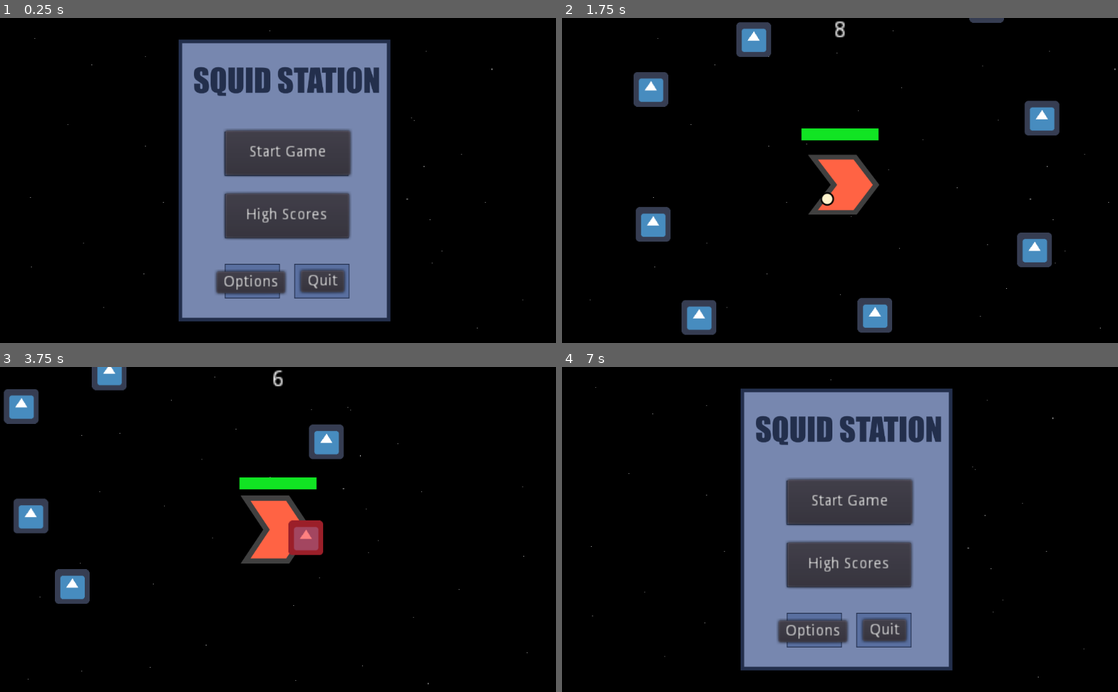
Above: before the commit, frames 1-4 (two rows, left to right).
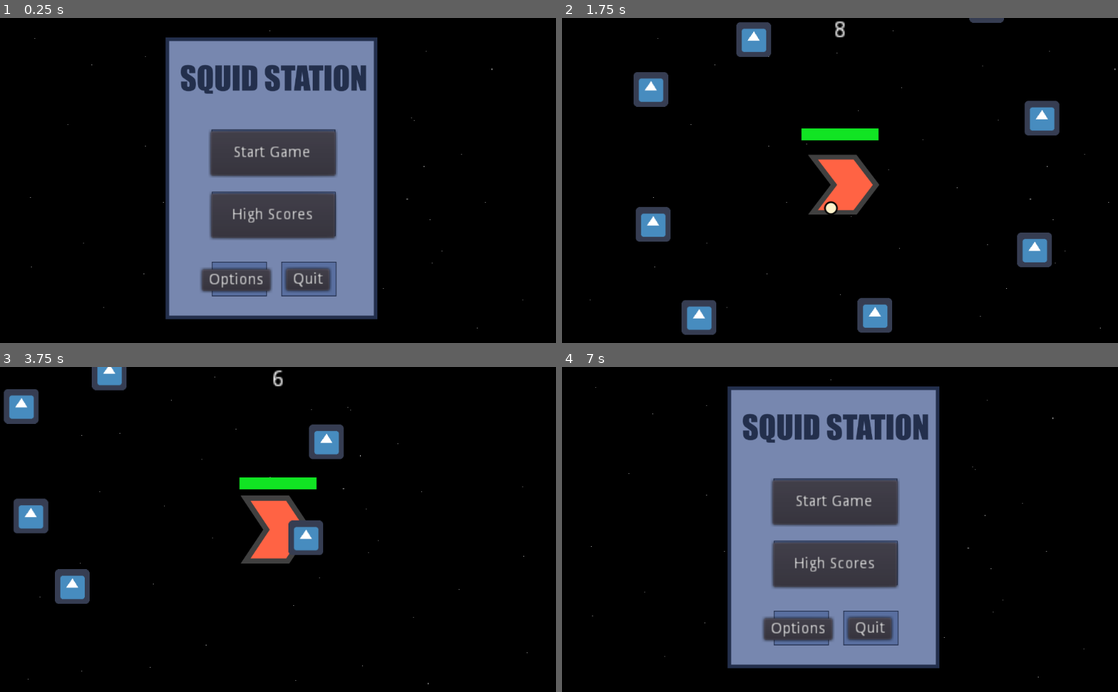
Above: after the commit, the same moments.

Repository: Rathenix/SquidStation
Game: Godot game, scene res://scenes/title_screen.tscn
Same seed, same stepped clock (60 frames per second), same inputs: the game is played once before the commit and once after it. The engine's default icon, where the game draws it, is replaced by a stand-in: a white triangle on a blue panel in a dark square.
Inputs:
- Up to frame 1 (0.25 s): no input
- Up to frame 2 (1.75 s): click "High Scores" at 0.5 s; hold Right (ui_right) from 1.28 s (still down)
- Up to frame 3 (3.75 s): release Right (ui_right) at 2.03 s; hold Down (ui_down) 2.03-2.78 s; hold Right (ui_right) 2.78-3.53 s; hold Up (ui_up) from 3.53 s (still down)
- Up to frame 4 (7 s): release Up (ui_up) at 4.28 s; hold Left (ui_left) 4.28-5.78 s; tap Escape (ui_pause) at 4.9 s; tap Enter at 5.75 s; hold Down (ui_down) 5.78-6.5 s; click "Main Menu" at 6.5 s

The runs differ from the first frame. In frame 1, 13% of the frame differs, in the area x 29-71%, y 5-94%; in frame 2, 0.1%; in frame 3, 0.7%; in frame 4, 13%.
Error in both runs: Invalid call. Nonexistent function '_set_playing' in base 'AnimatedSprite'. (res://scripts/player.gd:35)

Commit message:
added game over functionality

Diff:
--- a/scenes/level1.tscn
+++ b/scenes/level1.tscn
@@ -1,6 +1,7 @@
-[gd_scene load_steps=3 format=2]
+[gd_scene load_steps=4 format=2]
 
 [ext_resource path="res://images/level1.png" type="Texture" id=1]
+[ext_resource path="res://scenes/player.tscn" type="PackedScene" id=2]
 [ext_resource path="res://scenes/space_parallax.tscn" type="PackedScene" id=3]
 
 [node name="level1" type="Node2D"]
@@ -10,3 +11,6 @@
 [node name="level" type="Sprite" parent="."]
 texture = ExtResource( 1 )
 centered = false
+
+[node name="player" parent="." instance=ExtResource( 2 )]
+position = Vector2( 423, 301 )
--- a/scenes/menu.tscn
+++ b/scenes/options_menu.tscn
@@ -1,7 +1,7 @@
 [gd_scene load_steps=3 format=2]
 
 [ext_resource path="res://images/menu.png" type="Texture" id=1]
-[ext_resource path="res://scripts/menu.gd" type="Script" id=2]
+[ext_resource path="res://scripts/options_menu.gd" type="Script" id=2]
 
 [node name="menu" type="Node2D"]
 pause_mode = 2
--- a/scenes/player.tscn
+++ b/scenes/player.tscn
@@ -53,6 +53,7 @@
 scale = Vector2( 0.5, 0.5 )
 frames = SubResource( 3 )
 animation = "idle"
+frame = 1
 playing = true
 __meta__ = {
 "_edit_lock_": true
@@ -89,4 +90,5 @@
 
 [connection signal="body_shape_entered" from="." to="." method="_on_player_body_shape_entered"]
 [connection signal="body_shape_exited" from="." to="." method="_on_player_body_shape_exited"]
+[connection signal="value_changed" from="hp_bar" to="." method="_on_hp_bar_value_changed"]
 [connection signal="timeout" from="flash_timer" to="." method="_on_flash_timer_timeout"]
--- /dev/null
+++ b/scenes/title_menu.tscn
@@ -0,0 +1,49 @@
+[gd_scene load_steps=3 format=2]
+
+[ext_resource path="res://images/menu.png" type="Texture" id=1]
+[ext_resource path="res://scripts/title_menu.gd" type="Script" id=2]
+
+[node name="main_menu" type="Node2D"]
+pause_mode = 2
+script = ExtResource( 2 )
+
+[node name="menu" type="Sprite" parent="."]
+scale = Vector2( 0.65, 0.65 )
+texture = ExtResource( 1 )
+
+[node name="start_button" type="Button" parent="."]
+margin_left = -112.0
+margin_top = -87.0
+margin_right = 2.99994
+margin_bottom = -46.0
+rect_scale = Vector2( 2, 2 )
+text = "Start Game"
+
+[node name="high_scores_button" type="Button" parent="."]
+margin_left = -111.0
+margin_top = 28.0
+margin_right = 2.99994
+margin_bottom = 69.0
+rect_scale = Vector2( 2, 2 )
+text = "High Scores"
+
+[node name="options_button" type="Button" parent="."]
+margin_left = -128.0
+margin_top = 168.0
+margin_right = -65.0001
+margin_bottom = 188.0
+rect_scale = Vector2( 2, 2 )
+text = "Options"
+
+[node name="quit_button" type="Button" parent="."]
+margin_left = 26.9999
+margin_top = 167.0
+margin_right = 66.9999
+margin_bottom = 187.0
+rect_scale = Vector2( 2, 2 )
+text = "Quit"
+
+[connection signal="pressed" from="start_button" to="." method="_on_start_button_pressed"]
+[connection signal="pressed" from="high_scores_button" to="." method="_on_high_scores_button_pressed"]
+[connection signal="pressed" from="options_button" to="." method="_on_options_button_pressed"]
+[connection signal="pressed" from="quit_button" to="." method="_on_quit_button_pressed"]
--- a/scenes/title_screen.tscn
+++ b/scenes/title_screen.tscn
@@ -1,54 +1,11 @@
-[gd_scene load_steps=4 format=2]
+[gd_scene load_steps=3 format=2]
 
-[ext_resource path="res://scripts/title_screen.gd" type="Script" id=1]
-[ext_resource path="res://images/menu.png" type="Texture" id=2]
+[ext_resource path="res://scenes/title_menu.tscn" type="PackedScene" id=1]
 [ext_resource path="res://scenes/space_parallax.tscn" type="PackedScene" id=3]
 
 [node name="title_screen" type="Node2D"]
-script = ExtResource( 1 )
 
 [node name="space_parallax" parent="." instance=ExtResource( 3 )]
 
-[node name="menu" type="Sprite" parent="."]
-position = Vector2( 524, 300 )
-scale = Vector2( 0.65, 0.65 )
-texture = ExtResource( 2 )
-
-[node name="main_controls" type="Node2D" parent="."]
-
-[node name="start_button" type="Button" parent="main_controls"]
-margin_left = 415.0
-margin_top = 208.0
-margin_right = 530.0
-margin_bottom = 249.0
-rect_scale = Vector2( 2, 2 )
-text = "Start Game"
-
-[node name="high_scores_button" type="Button" parent="main_controls"]
-margin_left = 415.0
-margin_top = 324.0
-margin_right = 529.0
-margin_bottom = 365.0
-rect_scale = Vector2( 2, 2 )
-text = "High Scores"
-
-[node name="options_button" type="Button" parent="main_controls"]
-margin_left = 399.0
-margin_top = 468.0
-margin_right = 462.0
-margin_bottom = 488.0
-rect_scale = Vector2( 2, 2 )
-text = "Options"
-
-[node name="quit_button" type="Button" parent="main_controls"]
-margin_left = 554.0
-margin_top = 466.0
-margin_right = 594.0
-margin_bottom = 486.0
-rect_scale = Vector2( 2, 2 )
-text = "Quit"
-
-[connection signal="pressed" from="main_controls/start_button" to="." method="_on_start_button_pressed"]
-[connection signal="pressed" from="main_controls/high_scores_button" to="." method="_on_high_scores_button_pressed"]
-[connection signal="pressed" from="main_controls/options_button" to="." method="_on_options_button_pressed"]
-[connection signal="pressed" from="main_controls/quit_button" to="." method="_on_quit_button_pressed"]
+[node name="main_menu" parent="." instance=ExtResource( 1 )]
+position = Vector2( 500, 296 )
--- a/scripts/Game.gd
+++ b/scripts/Game.gd
@@ -30,8 +30,10 @@
 	"mute": false,
 }
 
-var menu_preload = preload("res://scenes/menu.tscn")
+var options_menu_preload = preload("res://scenes/options_menu.tscn")
+var title_menu_preload = preload('res://scenes/title_menu.tscn')
 var menu
+var Game_Over = false
 var Game_Timer = 10.0
 
 func _ready():
@@ -39,15 +41,16 @@
 
 func _process(delta):
 	if Input.is_action_just_pressed("ui_pause"):
-		if get_tree().paused:
+		if get_tree().paused and not Game_Over:
 			Game.close_menu()
 		else:
 			Game.open_menu()
 
+
 func open_menu():
-	menu = menu_preload.instance()
+	menu = options_menu_preload.instance()
 	if get_tree().get_current_scene().name == 'title_screen':
-		var title_menu = get_tree().get_current_scene().get_node('menu')
+		var title_menu = get_tree().get_current_scene().get_node('main_menu')
 		menu.position = title_menu.position
 	else:
 		var player = get_tree().get_current_scene().get_node('player')
@@ -63,4 +66,12 @@
 	Game_Timer = current_game_time
 
 func game_over():
-	pass
+	Game_Over = true
+	menu = title_menu_preload.instance()
+	var player = get_tree().get_current_scene().get_node('player')
+	menu.position = player.position
+	get_tree().get_current_scene().add_child(menu)
+	get_tree().paused = true
+
+func game_restart():
+	Game_Over = false
--- a/scripts/player.gd
+++ b/scripts/player.gd
@@ -71,3 +71,8 @@
 
 func _on_flash_timer_timeout():
 	sprite.material.set_shader_param("flash_modifier", 0.0)
+
+
+func _on_hp_bar_value_changed(value):
+	if value <= 0:
+		Game.game_over()
--- a/scripts/single_shot_attack.gd
+++ b/scripts/single_shot_attack.gd
@@ -4,19 +4,19 @@
 var level = 1
 var stats = {
 	1: {
-		'speed': 200,
+		'speed': 300,
 		'attack_range': 600,
 		'damage_amount': 1,
 		'attack_tick': 1
 	},
 	2:{
-		'speed': 200,
+		'speed': 300,
 		'attack_range': 600,
 		'damage_amount': 1,
 		'attack_tick': 1,
 	},
 	3:{
-		'speed': 200,
+		'speed': 300,
 		'attack_range': 600,
 		'damage_amount': 1,
 		'attack_tick': 1,
Renamed: scripts/menu.gd -> scripts/options_menu.gd
Renamed: scripts/title_screen.gd -> scripts/title_menu.gd
